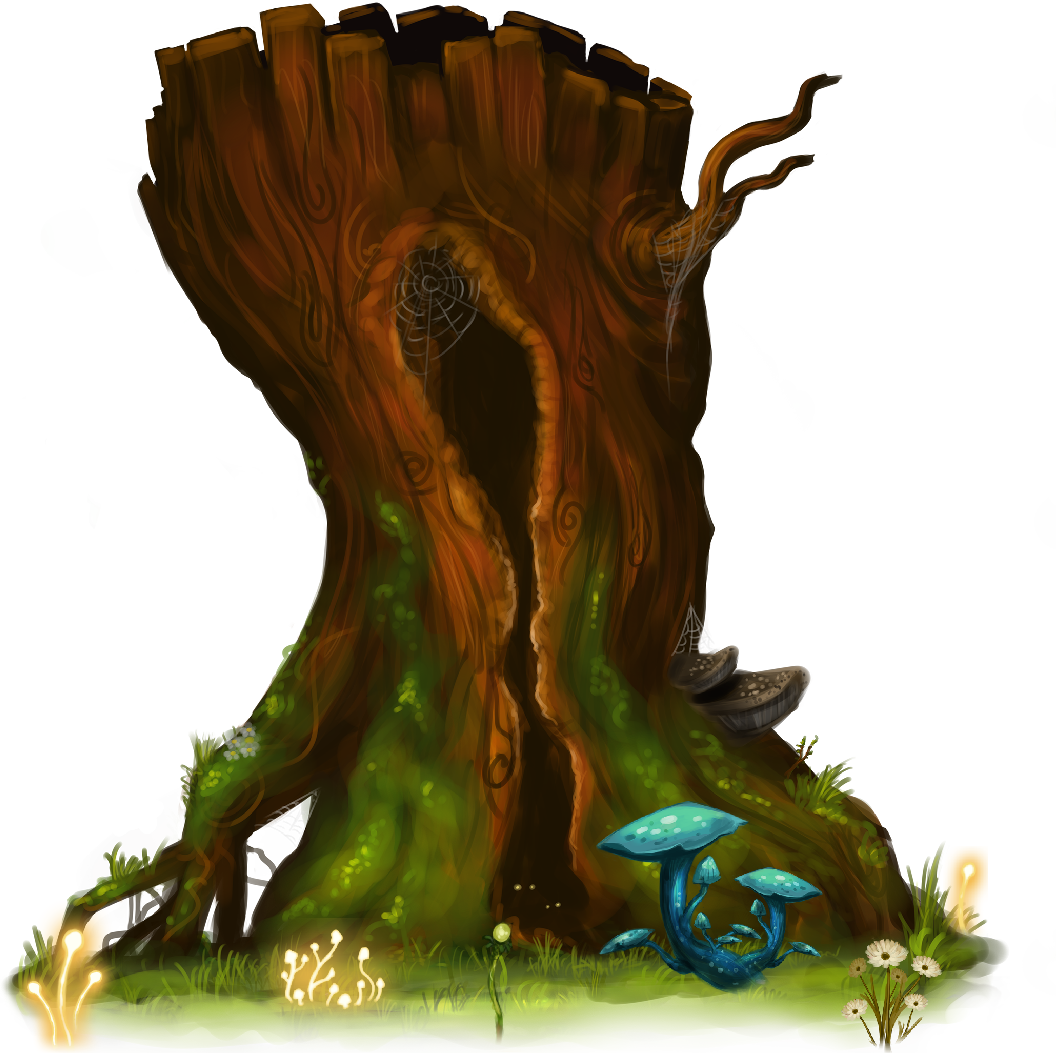
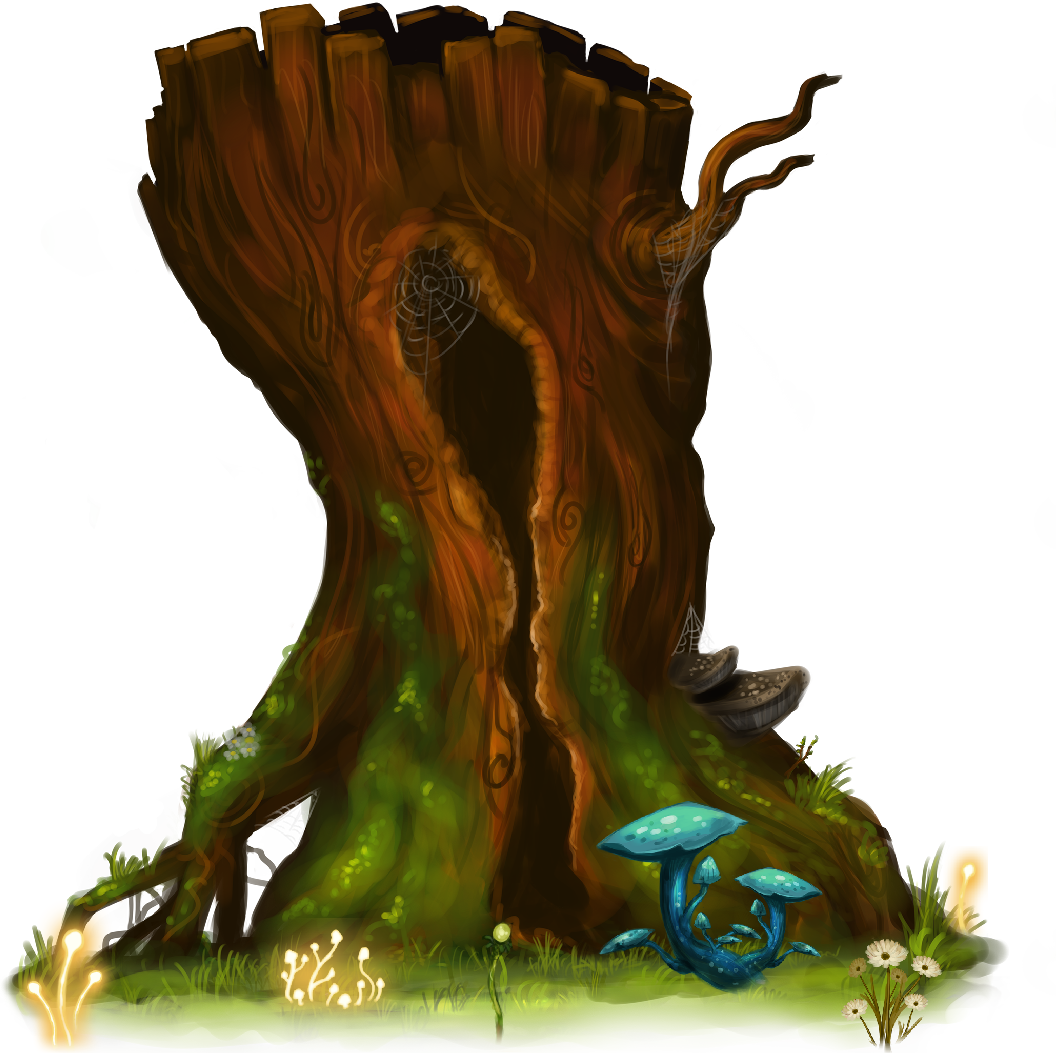
Layers edited between the first and the second (1056, 1053) image:
renamed "Layer 0" to "Layer 2", painted on it over [left=513, top=883, right=562, bottom=909]
